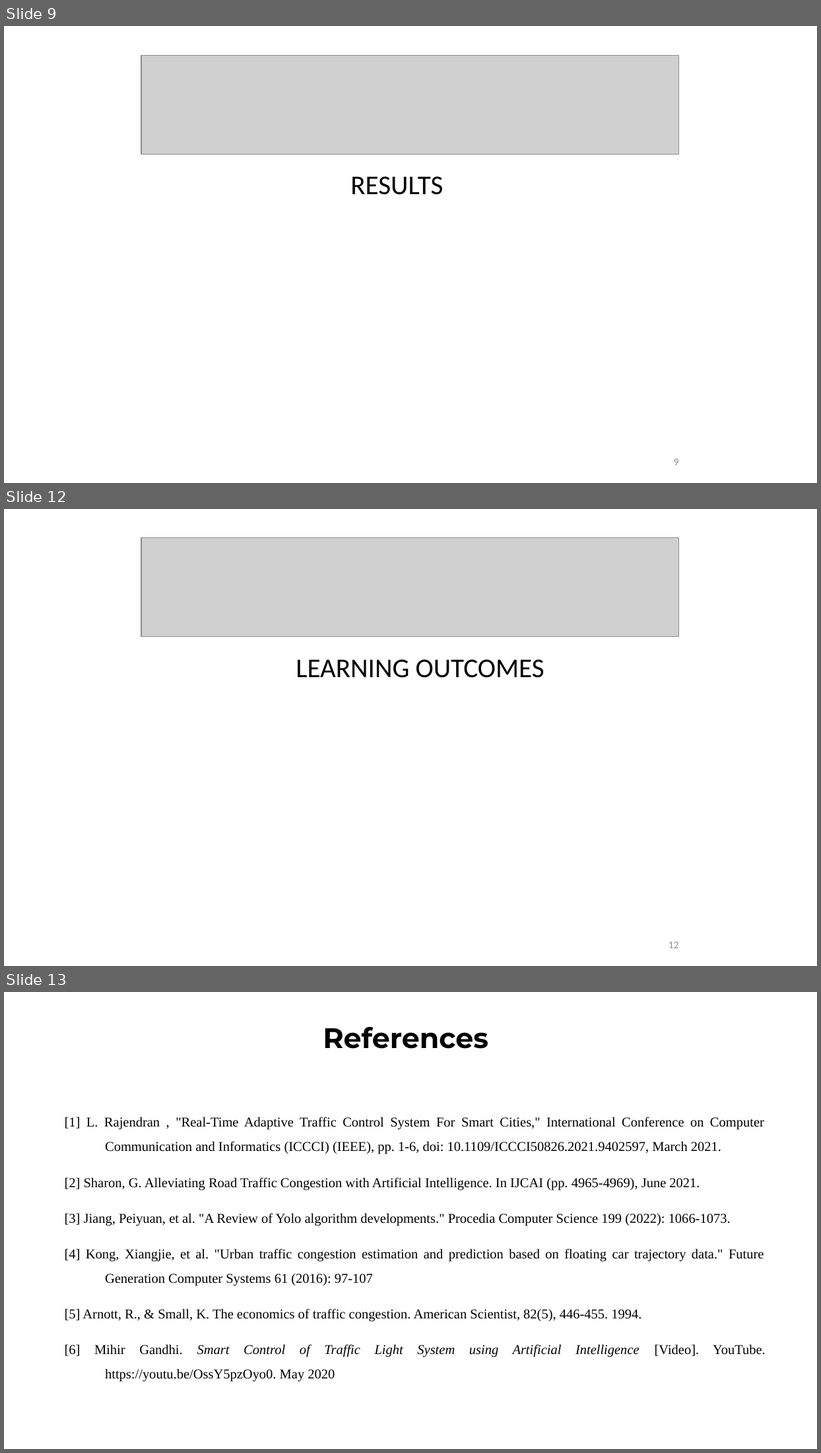
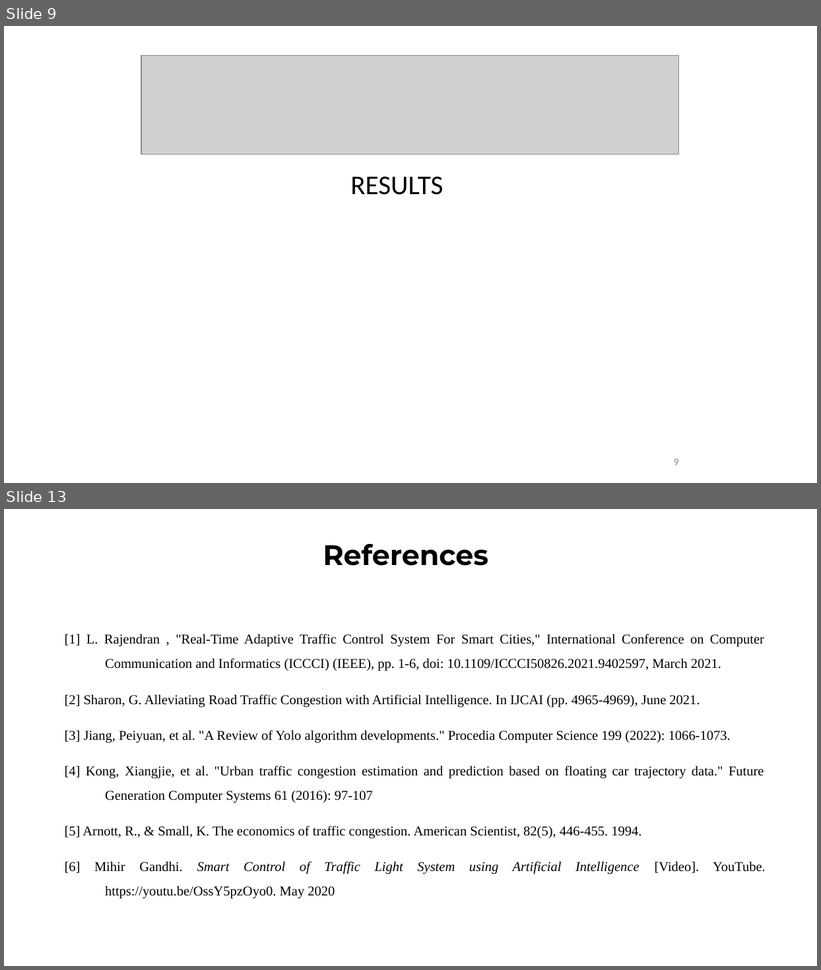
Before and after one commit to Vaibhav-Magadum/MiniProject, a slide deck: Presentation/Presentation_FINAL_DRAFT.pptx. Shown one above the other, each under a label of ours: slides 9, 12 and 13 before the commit, slides 9 and 13 after it; the slides between them are not shown. The pictures are 821x1453 and 821x970 pixels, drawn with LibreOffice and Linux fonts; fonts in the diff are those of the drawing; grey boxes stand for pictures. Boxes give left, top, right and bottom in pixels: in the first picture for what was removed or moved away, otherwise in the second. Text is boxed around its words. In the diff, an @@ line names an element or a change of style, - is before the commit and + after.

```diff
--- a/Presentation/Presentation_FINAL_DRAFT.pptx
+++ b/Presentation/Presentation_FINAL_DRAFT.pptx
@@ slide 12 removed at (4, 509, 817, 966), background #FFFFFF @@
@@ picture removed at (141, 537, 679, 636) @@
@@ title removed at (296, 659, 545, 678) @@
-LEARNING OUTCOMES
@@ page number removed at (669, 942, 679, 949) @@
-12
```
Also in this commit, not shown: 1 slide changed, 2 slides added, 1 other slide removed.
